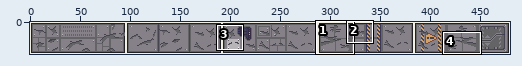
Two versions of one pixel-art file, art/modules/Floor_1x3.ase. The first picture is a wide view before the edit; the outline marks the close-up.
Close-up. Before:
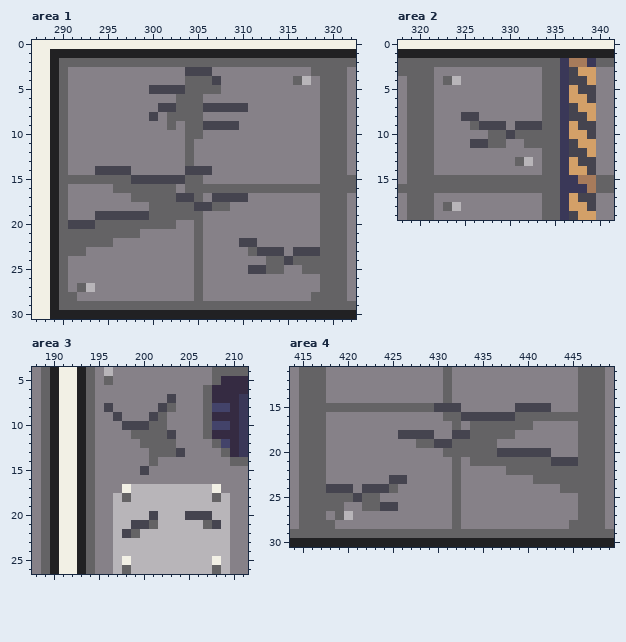
480x32 pixels, 1 frame. Shown: area 1: x 287..322, y 0..30; area 2: x 318..341, y 0..19; area 3: x 188..211, y 4..26; area 4: x 414..449, y 11..30. The commit also changed other parts of the picture, which this record leaves out.
Now the later version:
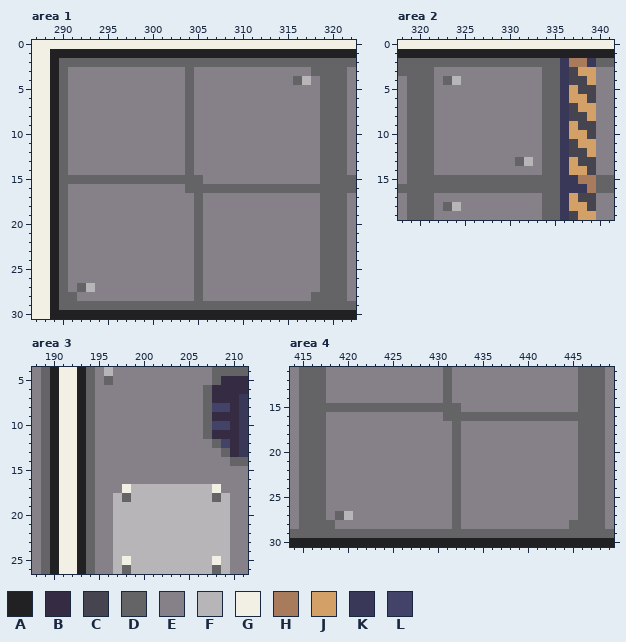
Palette (. is transparent): A #212123  B #352b42  C #45444f  D #646365  E #868188  F #b8b5b9  G #f2f0e5  H #a77b5b  J #d3a068  K #3a3858  L #43436a
The edit:
layer "Layer 2" now hidden
Area 1:
Colour C becomes colour D in row 3 at x 304; in row 14 at x 304; in row 15 at x 298 to 303; in row 18 at x 305.
Colour C becomes colour E in row 3 at x 305 to 306; in row 4 at x 307; in row 5 at x 300 to 303; in row 7 at x 301 to 302 and 306 to 310; in row 8 at x 300; in row 9 at x 306 to 309.
Colour C becomes colour E in row 14 at x 294 to 297 and 305 to 306; in row 17 at x 303 to 304 and 307 to 310; in row 18 at x 306; in row 19 at x 294 to 299; in row 20 at x 291 to 293; in row 22 at x 310 to 311.
Colour C becomes colour E in row 23 at x 312 to 314 and 316 to 318; in row 24 at x 315; in row 25 at x 311 to 312.
Colour D becomes colour E in row 4 at x 305 to 306; in row 5 at x 305 to 307; in rows 6 to 7 at x 303 and 305; in row 8 at x 302 to 303 and 305; in row 9 at x 302 and 305; in row 10 at x 305.
Colour D becomes colour E in row 16 at x 296 to 302; in row 17 at x 298 to 302; in row 18 at x 300 to 304 and 307 to 308; in row 19 at x 300 to 304; in row 20 at x 294 to 302; in row 21 at x 291 to 298.
Colour D becomes colour E in row 22 at x 291 to 295; in row 23 at x 291 to 292 and 311; in row 24 at x 313 to 314 and 316 to 318; in row 25 at x 313 to 314 and 317 to 318.
Area 2:
Colour C becomes colour E in row 8 at x 325 to 326; in row 9 at x 327 to 329 and 331 to 333; in row 10 at x 330; in row 11 at x 326 to 327.
Colour D becomes colour E in row 9 at x 326; in row 10 at x 328 to 329 and 331 to 333; in row 11 at x 328 to 329 and 332 to 333.
Area 3:
Colour C becomes colour E in row 7 at x 203; in row 8 at x 196 and 202; in row 9 at x 197 and 201; in row 10 at x 198 to 200; in row 11 at x 203; in row 13 at x 204.
Colour C becomes colour E in row 15 at x 200.
Colour D becomes colour E in row 8 at x 203; in row 9 at x 202; in row 10 at x 201 to 202; in row 11 at x 199 to 202; in row 12 at x 200 to 203; in row 13 at x 201 to 203.
Colour D becomes colour E in row 14 at x 201.
Colour C becomes colour F in row 20 at x 201 and 205 to 207; in row 21 at x 199 to 200 and 208; in row 22 at x 198.
Colour D becomes colour F in row 21 at x 201 and 207; in row 22 at x 199.
Area 4:
Colour C becomes colour D in row 15 at x 430 to 432; in row 16 at x 433 to 438; in row 18 at x 432.
Colour C becomes colour E in row 15 at x 439 to 442; in row 18 at x 426 to 429 and 433; in row 19 at x 430 to 431; in row 20 at x 437 to 442; in row 21 at x 443 to 445; in row 23 at x 425 to 426.
Colour C becomes colour E in row 24 at x 418 to 420 and 422 to 424; in row 25 at x 421; in row 26 at x 424 to 425.
Colour D becomes colour E in row 17 at x 434 to 440; in row 18 at x 434 to 438; in row 19 at x 428 to 429 and 433 to 436; in row 20 at x 431 and 433 to 436; in row 21 at x 434 to 442; in row 22 at x 438 to 445.
Colour D becomes colour E in row 23 at x 441 to 445; in row 24 at x 425 and 444 to 445; in row 25 at x 418 to 420 and 422 to 423; in row 26 at x 418 to 419 and 422 to 423.
Boxes around the changes in both close-ups, in picture pixels (x1, y1, x2, y2):
changed: (68, 67, 320, 274)
changed: (461, 112, 542, 148)
changed: (104, 394, 185, 475)
changed: (122, 511, 221, 538)
changed: (326, 403, 578, 511)
